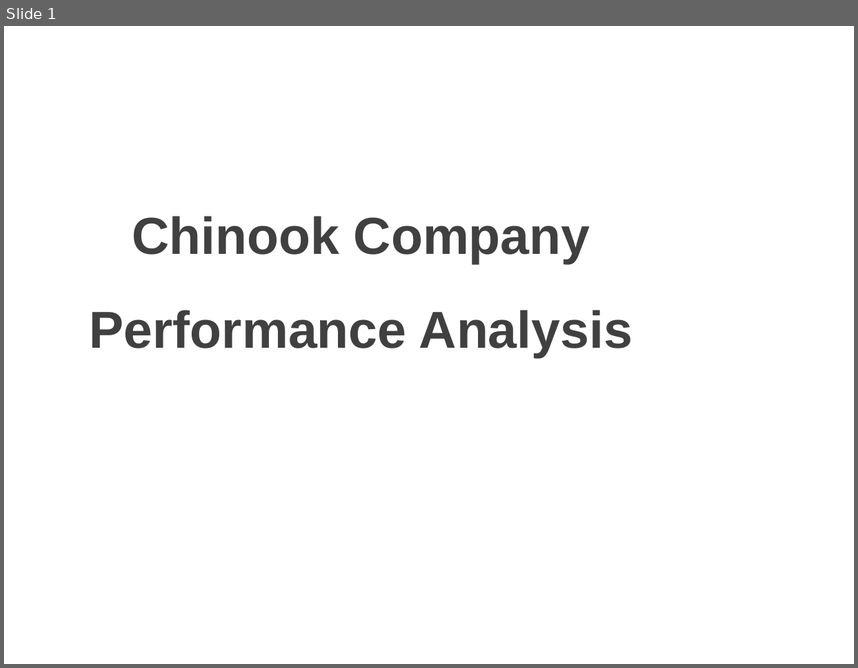
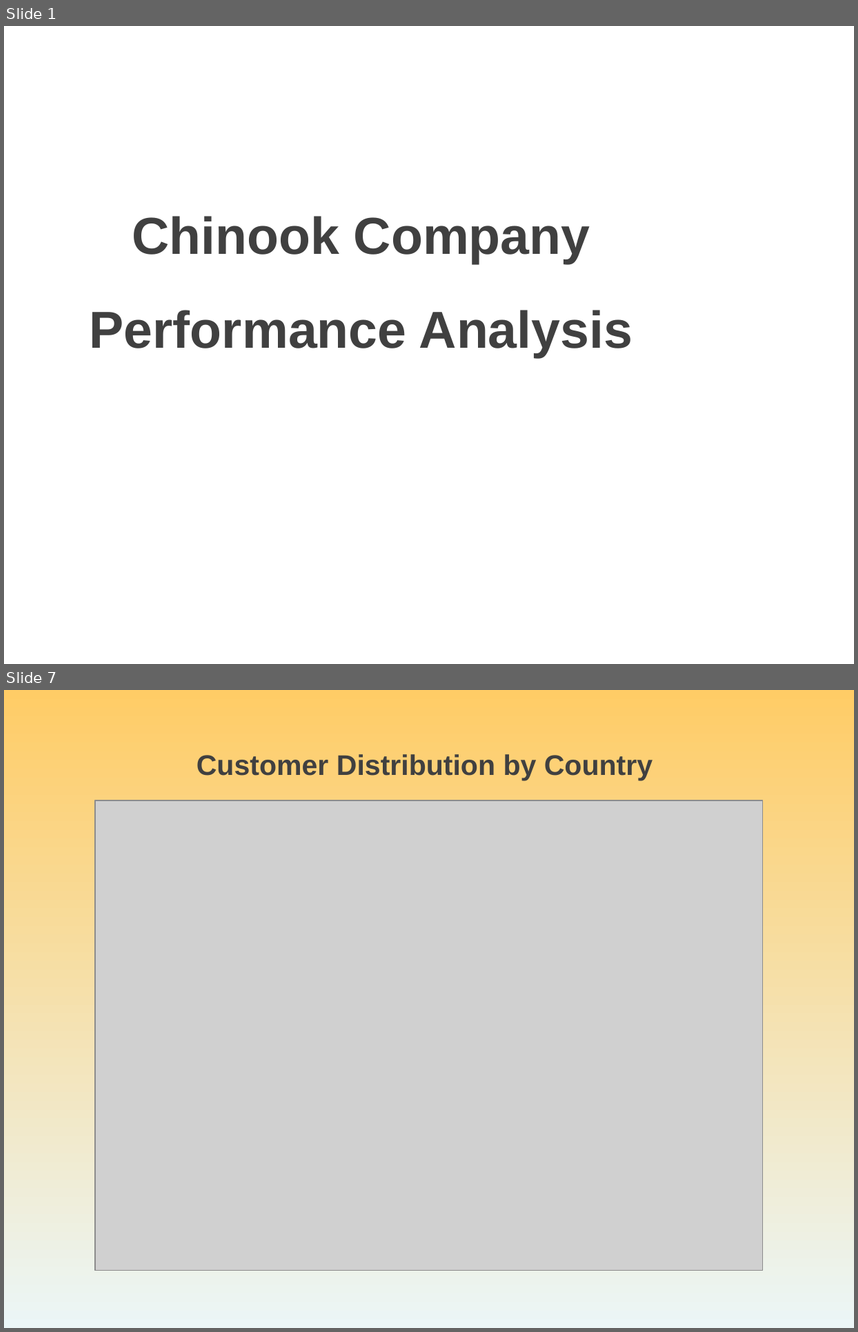
Before and after one commit to ElnazRMZ/CHINOOK-repo, a slide deck: docs/Powerpoint_Elnaz_Ramezani.ppt. Shown one above the other, each under a label of ours: slide 1 before the commit, slides 1 and 7 after it; the slides between them are not shown. The pictures are 858x668 and 858x1332 pixels, drawn with LibreOffice and Linux fonts; fonts in the diff are those of the drawing; grey boxes stand for pictures; background and template pictures are left out. Boxes give left, top, right and bottom in pixels: in the first picture for what was removed or moved away, otherwise in the second. Text is boxed around its words. In the diff, an @@ line names an element or a change of style, - is before the commit and + after.

```diff
--- a/docs/Powerpoint_Elnaz_Ramezani.ppt
+++ b/docs/Powerpoint_Elnaz_Ramezani.ppt
@@ slide 7 added at (4,690,854,1328), background gradient #FFCC66 to #EBF6F7 @@
@@ text added at (197,754,653,780), 24 pt, text #404040, bold @@
+Customer Distribution by Country
@@ picture added at (95,800,762,1270) @@
```
Also in this commit, not shown: 3 slides changed, 7 other slides added, 2 slides removed, 1 other file.
